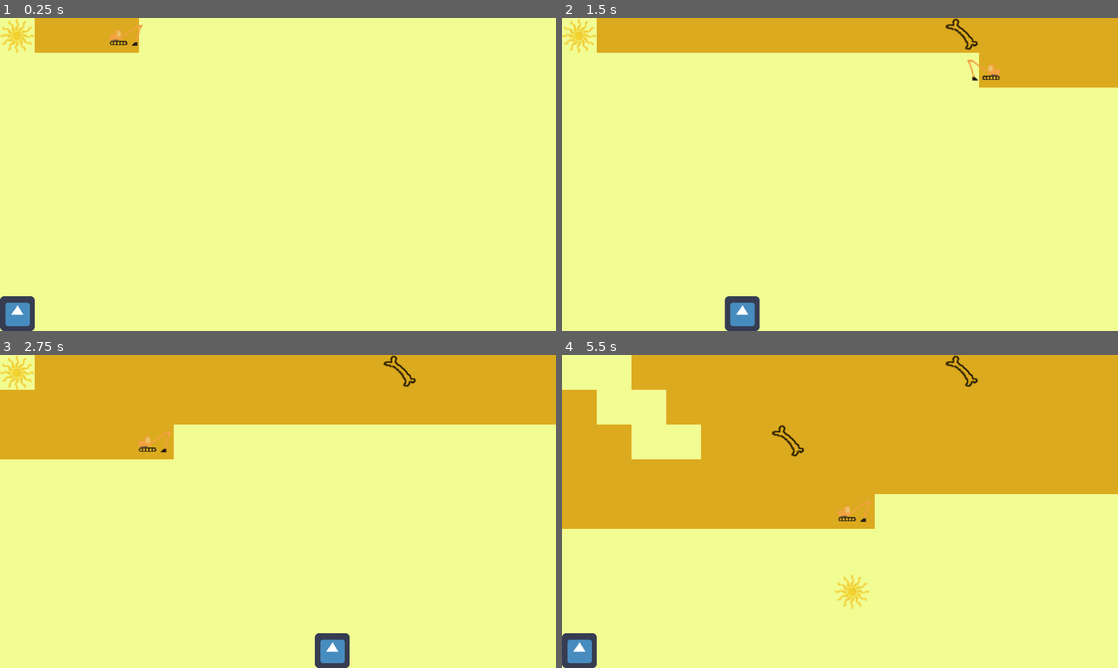
Above: before the commit, frames 1-4 (two rows, left to right).
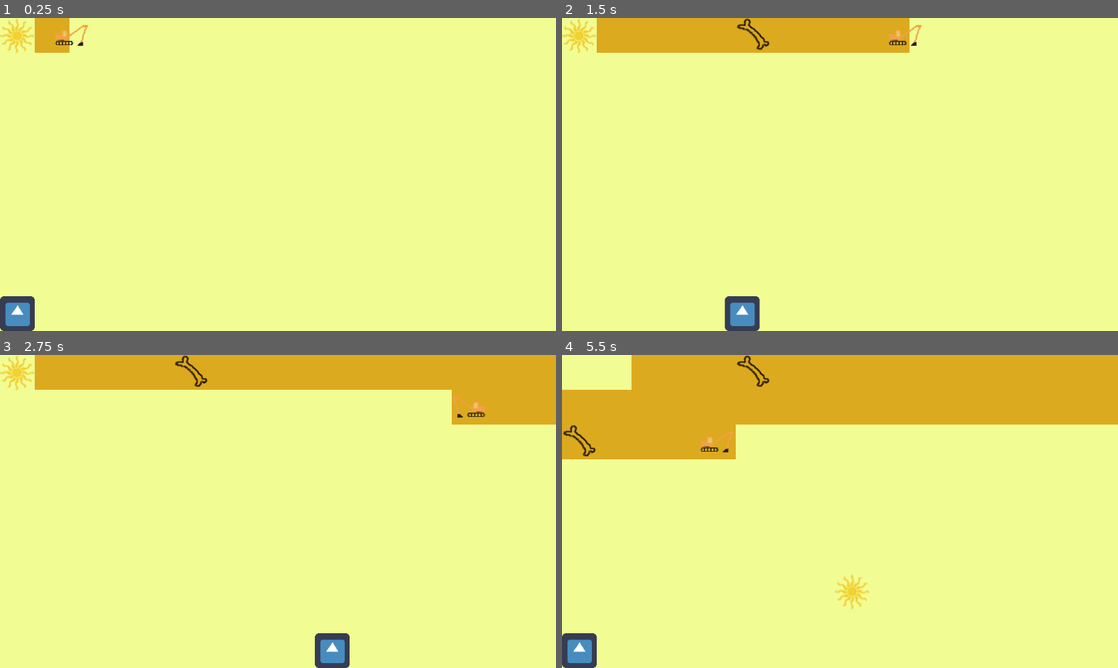
Above: after the commit, the same moments.

Repository: ImpeccableN/archeogame
Game: Godot game, scene res://Minigame1/Minigame1.tscn
The game is run twice, just before and just after one commit, with the same random seed, the same clock (stepped at 60 frames per second) and the same inputs. The project has no main scene, so this scene is started directly. The engine's default icon, where the game draws it, is replaced by a stand-in: a white triangle on a blue panel in a dark square.
Inputs:
- Up to frame 1 (0.25 s): no input
- Up to frame 2 (1.5 s): hold D (move_right) 0.53-1.28 s; hold S (move_down) from 1.28 s (still down)
- Up to frame 3 (2.75 s): release S (move_down) at 2.03 s; hold D (move_right) from 2.03 s (still down)
- Up to frame 4 (5.5 s): release D (move_right) at 2.78 s; hold W (move_up) 2.78-3.53 s; hold A (move_left) 3.53-5.03 s; hold S (move_down) from 5.03 s (still down)

The runs differ from the first frame. In frame 1, 1.5% of the frame differs, in the area x 9-26%, y 0-12%; in frame 2, 7.2%; in frame 3, 13%; in frame 4, 28%, in the area x 0-100%, y 0-56%.

Commit message:
added collision layer 9 to artefact scene

Diff:
--- a/HeuneburgGame/Minigame1/Artefact.tscn
+++ b/HeuneburgGame/Minigame1/Artefact.tscn
@@ -6,6 +6,7 @@
 extents = Vector2( 32, 32 )
 
 [node name="Artefact" type="Area2D"]
+collision_layer = 257
 
 [node name="Sprite" type="Sprite" parent="."]
 texture = ExtResource( 1 )
--- a/HeuneburgGame/Minigame1/Truck.gd
+++ b/HeuneburgGame/Minigame1/Truck.gd
@@ -1,6 +1,6 @@
 extends Area2D
 
-export var speed = 800.0
+export var speed = 400.0
 var straight = true
 var screen_size = Vector2.ZERO
 onready var sprite_node = get_node("Sprite")
